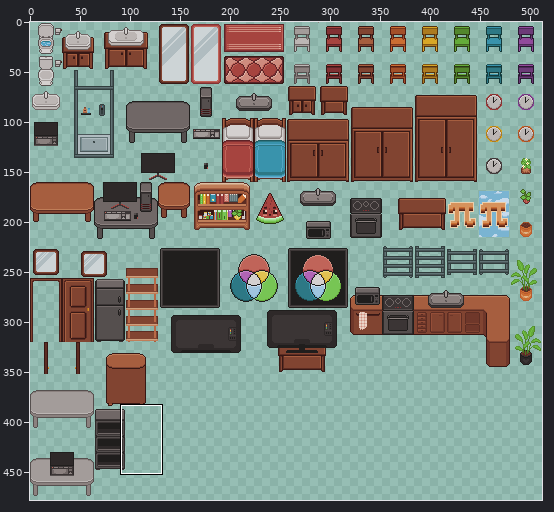
Edited in one commit: sprite sheet (game/house/assets/objects.png). Above: a wide view before the commit, with the close-up outlined.
Close-up. First the earlier version:
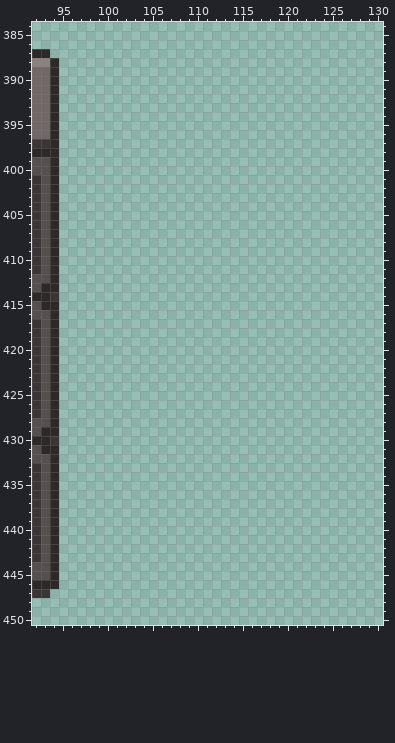
The file is 512x512 pixels. Colours within 5 levels of each other are drawn and written as one. Shown: x 92..130, y 384..450. The wide view leaves out empty margins.
After:
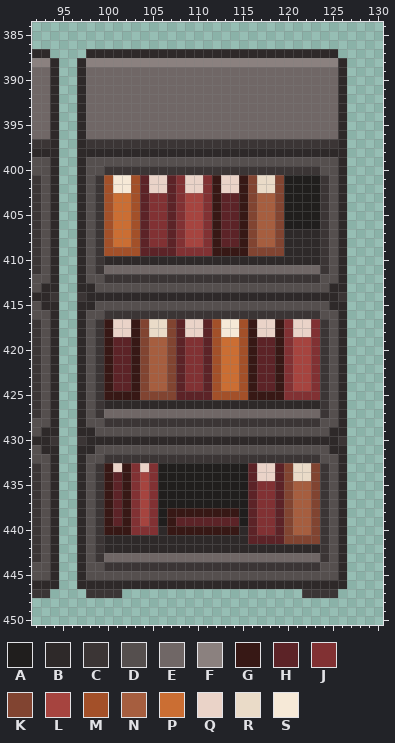
Palette (. is transparent): A #201e1d  B #2e2929  C #3b3535  D #554f4e  E #706766  F #8b817f  G #371815  H #5c2327  J #813133  K #814431  L #a6443f  M #a35029  N #a65e3f  P #cb6e33  Q #ead3c8  R #eadbc8  S #f6e9d7
Message: Add pixel art asset (filled studio cabinet)
What changed:
Changed rows in their new state; - is an unchanged pixel.
first column x 97:
387 -BBBBBBBBBBBBBBBBBBBBBBBBBBBB-
388 BFFFFFFFFFFFFFFFFFFFFFFFFFFFFB
389 BEEEEEEEEEEEEEEEEEEEEEEEEEEEEB
390 BEEEEEEEEEEEEEEEEEEEEEEEEEEEEB
391 BEEEEEEEEEEEEEEEEEEEEEEEEEEEEB
392 BEEEEEEEEEEEEEEEEEEEEEEEEEEEEB
393 BEEEEEEEEEEEEEEEEEEEEEEEEEEEEB
394 BEEEEEEEEEEEEEEEEEEEEEEEEEEEEB
395 BEEEEEEEEEEEEEEEEEEEEEEEEEEEEB
396 BEEEEEEEEEEEEEEEEEEEEEEEEEEEEB
397 BCCCCCCCCCCCCCCCCCCCCCCCCCCCCB
398 BBBBBBBBBBBBBBBBBBBBBBBBBBBBBB
399 BDDDDDDDDDDDDDDDDDDDDDDDDDDDDB
400 BDDCCCCCCCCCCCCCCCCCCCCCCCCDDB
401 BDCMSSMHQQHJQQJGQQGKRRKAAAACDB
402 BDCMSSMHQQHJQQJGQQGKRRKAAAACDB
403 BDCMPPMHJJHJLLJGHHGKNNKAAAACDB
404 BDCMPPMHJJHJLLJGHHGKNNKAAAACDB
405 BDCMPPMHJJHJLLJGHHGKNNKAAAACDB
406 BDCMPPMHJJHJLLJGHHGKNNKAAAACDB
407 BDCMPPMHJJHJLLJGHHGKNNKBBBBCDB
408 BDCMPPMHJJHJLLJGHHGKNNKBBBBCDB
409 BDCMMMMHHHHJJJJGGGGKKKKBBBBCDB
410 BDCBBBBBBBBBBBBBBBBBBBBBBBBCDB
411 BDCEEEEEEEEEEEEEEEEEEEEEEEECDB
412 BDDCCCCCCCCCCCCCCCCCCCCCCCCDDB
413 BBDDDDDDDDDDDDDDDDDDDDDDDDDDBB
414 CBBBBBBBBBBBBBBBBBBBBBBBBBBBBC
415 BBDDDDDDDDDDDDDDDDDDDDDDDDDDBB
416 BDDCCCCCCCCCCCCCCCCCCCCCCCCDDB
417 BDCGQQGKRRKHQQHMSSMGQQGJQQJCDB
418 BDCGQQGKRRKHQQHMSSMGQQGJQQJCDB
419 BDCGHHGKNNKHJJHMPPMGHHGJLLJCDB
420 BDCGHHGKNNKHJJHMPPMGHHGJLLJCDB
421 BDCGHHGKNNKHJJHMPPMGHHGJLLJCDB
422 BDCGHHGKNNKHJJHMPPMGHHGJLLJCDB
423 BDCGHHGKNNKHJJHMPPMGHHGJLLJCDB
424 BDCGHHGKNNKHJJHMPPMGHHGJLLJCDB
425 BDCGGGGKKKKHHHHMMMMGGGGJJJJCDB
426 BDCBBBBBBBBBBBBBBBBBBBBBBBBCDB
427 BDCEEEEEEEEEEEEEEEEEEEEEEEECDB
428 BDDCCCCCCCCCCCCCCCCCCCCCCCCDDB
429 BBDDDDDDDDDDDDDDDDDDDDDDDDDDBB
430 CBBBBBBBBBBBBBBBBBBBBBBBBBBBBC
431 BBDDDDDDDDDDDDDDDDDDDDDDDDDDBB
432 BDDCCCCCCCCCCCCCCCCCCCCCCCCDDB
433 BDCGQGJQJAAAAAAAAAAHQQHKRRKCDB
434 BDCGHGJLJAAAAAAAAAAHQQHKRRKCDB
435 BDCGHGJLJAAAAAAAAAAHJJHKNNKCDB
436 BDCGHGJLJAAAAAAAAAAHJJHKNNKCDB
437 BDCGHGJLJAAAAAAAAAAHJJHKNNKCDB
438 BDCGHGJLJAGGGGGGGGAHJJHKNNKCDB
439 BDCGHGJLJAGHHHHHHHAHJJHKNNKCDB
440 BDCGGGJJJBGGGGGGGGBHJJHKNNKCDB
441 BDCBBBBBBBBBBBBBBBBHHHHKKKKCDB
442 BDCBBBBBBBBBBBBBBBBBBBBBBBBCDB
443 BDCEEEEEEEEEEEEEEEEEEEEEEEECDB
444 BDDCCCCCCCCCCCCCCCCCCCCCCCCDDB
445 BDDDDDDDDDDDDDDDDDDDDDDDDDDDDB
446 BBBBBBBBBBBBBBBBBBBBBBBBBBBBBB
447 -CCCC--------------------CCCC-
Boxes around the changes in both close-ups, in picture pixels (x1, y1, x2, y2):
added: (77, 49, 347, 598)
